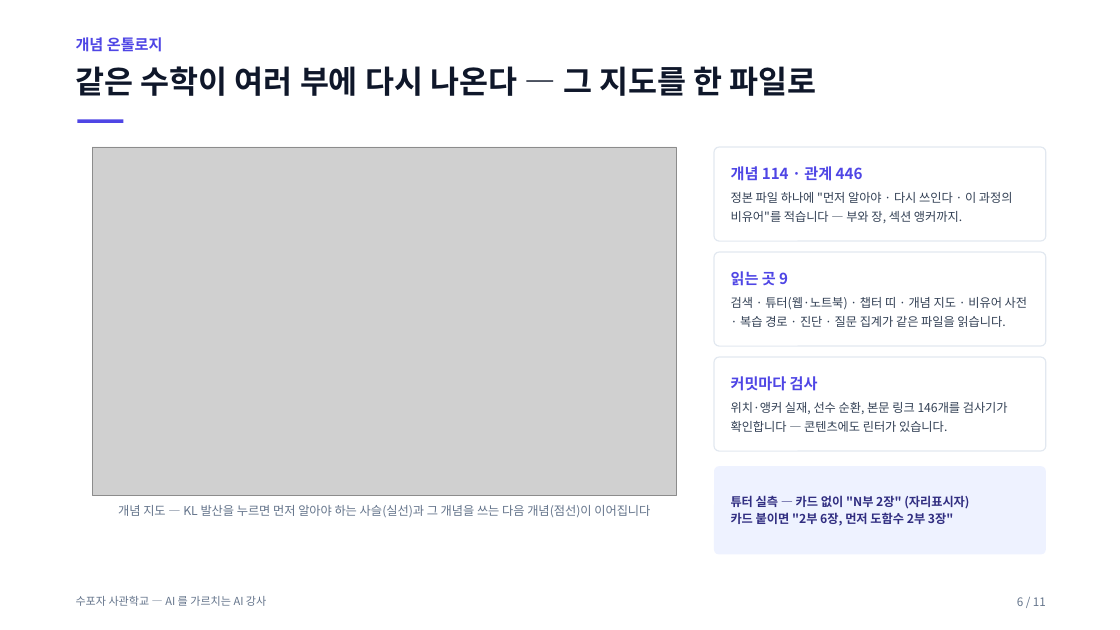
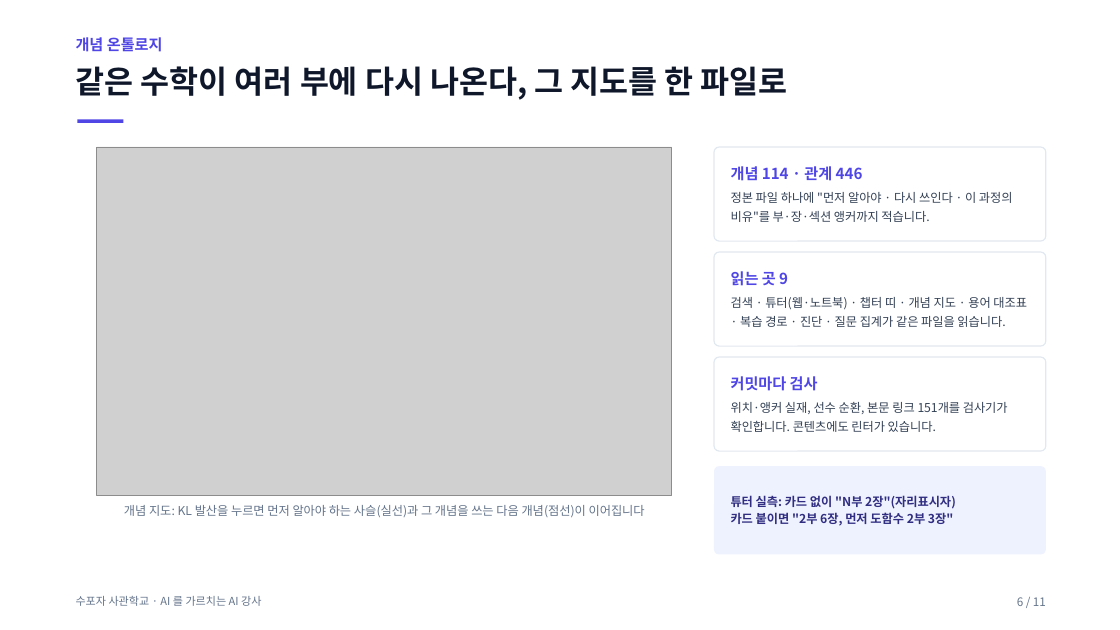
Before and after one commit to jiyupapa/math-platform, a slide deck: slide 6 of docs/hackathon/11_pitch_deck.pptx. Drawn at 1120x630 pixels with LibreOffice and Linux fonts; fonts in the diff are those of the drawing; grey boxes stand for pictures. Boxes give left, top, right and bottom in pixels: in the first picture for what was removed or moved away, otherwise in the second. Text is boxed around its words. In the diff, an @@ line names an element or a change of style, - is before the commit and + after.

```diff
--- a/docs/hackathon/11_pitch_deck.pptx
+++ b/docs/hackathon/11_pitch_deck.pptx
@@ text at (76, 66, 788, 100): text changed @@
-같은 수학이 여러 부에 다시 나온다 — 그 지도를 한 파일로
+같은 수학이 여러 부에 다시 나온다, 그 지도를 한 파일로
@@ picture: place and size @@
-picture at (92, 147, 676, 496)
+picture at (97, 147, 671, 496)
@@ text in rounded rectangle at (731, 192, 1013, 222): text changed @@
-정본 파일 하나에 "먼저 알아야 · 다시 쓰인다 · 이 과정의 비유어"를 적습니다 — 부와 장, 섹션 앵커까지.
+정본 파일 하나에 "먼저 알아야 · 다시 쓰인다 · 이 과정의 비유"를 부·장·섹션 앵커까지 적습니다.
@@ text in rounded rectangle at (731, 297, 1027, 327): text changed @@
-검색 · 튜터(웹·노트북) · 챕터 띠 · 개념 지도 · 비유어 사전 · 복습 경로 · 진단 · 질문 집계가 같은 파일을 읽습니다.
+검색 · 튜터(웹·노트북) · 챕터 띠 · 개념 지도 · 용어 대조표 · 복습 경로 · 진단 · 질문 집계가 같은 파일을 읽습니다.
@@ text in rounded rectangle at (731, 402, 1008, 432): text changed @@
-위치·앵커 실재, 선수 순환, 본문 링크 146개를 검사기가 확인합니다 — 콘텐츠에도 린터가 있습니다.
+위치·앵커 실재, 선수 순환, 본문 링크 151개를 검사기가 확인합니다. 콘텐츠에도 린터가 있습니다.
@@ text at (124, 505, 645, 517): text changed @@
-개념 지도 — KL 발산을 누르면 먼저 알아야 하는 사슬(실선)과 그 개념을 쓰는 다음 개념(점선)이 이어집니다
+개념 지도: KL 발산을 누르면 먼저 알아야 하는 사슬(실선)과 그 개념을 쓰는 다음 개념(점선)이 이어집니다
@@ text in rounded rectangle at (731, 495, 956, 509): text changed @@
-튜터 실측 — 카드 없이 "N부 2장" (자리표시자)
+튜터 실측: 카드 없이 "N부 2장"(자리표시자)
@@ text at (76, 596, 261, 606): text changed @@
-수포자 사관학교 — AI 를 가르치는 AI 강사
+수포자 사관학교 · AI 를 가르치는 AI 강사
```
Also in this commit, not shown: 10 other slides changed, 39 other files.
